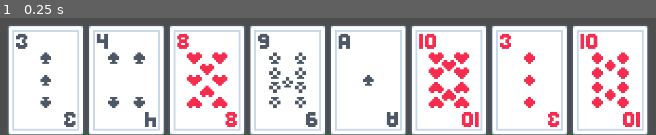
Above: before the commit, frame 1.
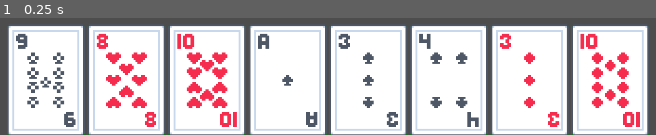
Above: after the commit, the same moment.

Repository: austintian03/regicide-clone
Game: Godot game, scene res://scenes/game.tscn
Same seed, same stepped clock (60 frames per second), same inputs: the game is played once before the commit and once after it.
Inputs:
- Up to frame 1 (0.25 s): no input

The runs differ from the first frame. In frame 1, 8.1% of the frame differs, in the area x 2-74%, y 13-94%.

Commit message:
Sort hand of cards based on suit and rank hierarchy

Diff:
--- a/custom_resources/card_pile.gd
+++ b/custom_resources/card_pile.gd
@@ -21,6 +21,25 @@
 	cards.append(card)
 	card_pile_size_changed.emit(cards.size())
 
+#func add_card_sorted(card: CardResource) -> void:
+	#var cards_size = cards.size()
+	#if cards_size == 0:
+		#add_card(card)
+	#else:
+		#var index_to_insert = 0
+		#for i in range(cards_size):
+			#if card.suit > cards[i].suit:
+				#index_to_insert += 1
+			#elif card.suit == cards[i].suit:
+				#if card.rank > cards[i].rank:
+					#index_to_insert += 1
+				#else:
+					#break
+			#else:
+				#break
+		#cards.insert(index_to_insert, card)
+		#card_pile_size_changed.emit(cards.size())
+
 func shuffle() -> void:
 	cards.shuffle()
 
--- a/custom_resources/card_resource.gd
+++ b/custom_resources/card_resource.gd
@@ -1,7 +1,7 @@
 class_name CardResource
 extends Resource
 
-enum Suit {CLUBS, DIAMONDS, HEARTS, SPADES}
+enum Suit {CLUBS, HEARTS, SPADES, DIAMONDS}
 
 var suit : Suit
 var rank : int:
@@ -18,12 +18,12 @@
 	match value.to_lower():
 			"clubs":
 				suit = Suit.CLUBS
-			"diamonds":
-				suit = Suit.DIAMONDS
 			"hearts":
 				suit = Suit.HEARTS
 			"spades":
 				suit = Suit.SPADES
+			"diamonds":
+				suit = Suit.DIAMONDS
 
 #var texture : Texture = load_texture()
 func _load_texture() -> void:
@@ -46,3 +46,6 @@
 	var path_format_string = "res://assets/cards/card_%s_%s.png"
 	var texture_path = path_format_string % [suit_str, rank_str]
 	texture = load(texture_path)
+
+func _to_string() -> String:
+	return str(rank) + Suit.keys()[suit]
--- a/scenes/game.tscn
+++ b/scenes/game.tscn
@@ -1,6 +1,7 @@
-[gd_scene load_steps=2 format=3 uid="uid://bil1xv3khbk0v"]
+[gd_scene load_steps=3 format=3 uid="uid://bil1xv3khbk0v"]
 
 [ext_resource type="Script" uid="uid://gb7octs05p8b" path="res://scripts/game.gd" id="1_lnu2h"]
+[ext_resource type="Script" uid="uid://dajm7hkhenond" path="res://scripts/hand.gd" id="2_yqjtg"]
 
 [node name="Game" type="Node2D"]
 script = ExtResource("1_lnu2h")
@@ -19,4 +20,5 @@
 offset_right = 400.0
 grow_horizontal = 2
 grow_vertical = 0
+script = ExtResource("2_yqjtg")
 metadata/_edit_group_ = true
--- a/scripts/card_ui.gd
+++ b/scripts/card_ui.gd
@@ -3,7 +3,7 @@
 
 enum State {BASE, HOVERED, CLICKED}
 var current_state : State
-@export var card_props : CardResource
+@export var card : CardResource
 
 @onready var texture_rect: TextureRect = $TextureRect
 @onready var color: ColorRect = $Color
@@ -12,8 +12,8 @@
 # Called when the node enters the scene tree for the first time.
 func _ready() -> void:
 	enter_state(State.BASE)
-	if card_props:
-		texture_rect.texture = card_props.texture
+	if card:
+		texture_rect.texture = card.texture
 
 # state transition conditions
 func _process(_delta: float) -> void:
--- a/scripts/game.gd
+++ b/scripts/game.gd
@@ -1,6 +1,6 @@
 extends Node2D
 
-@onready var hand: HBoxContainer = $CanvasLayer/Hand
+@onready var hand: Hand = $CanvasLayer/Hand
 var deck := CardPile.new("Deck")
 var enemies := CardPile.new("Enemies")
 var discard := CardPile.new("Discard")
@@ -25,12 +25,12 @@
 	print(deck)
 
 func fill_hand(num_cards: int = 8) -> void:
-	var hand_size = len(hand.get_children())
+	var hand_size = hand.hand_size()
 	if hand_size < MAX_HAND_SIZE:
 		for i in range(MAX_HAND_SIZE - hand_size):
 			var new_card_ui = card_ui_scene.instantiate()
-			new_card_ui.card_props = deck.draw_card()
-			hand.add_child(new_card_ui)
+			new_card_ui.card = deck.draw_card()
+			hand.add_and_sort_child(new_card_ui)
 
 # Called every frame. 'delta' is the elapsed time since the previous frame.
 func _process(_delta: float) -> void:
--- /dev/null
+++ b/scripts/hand.gd
@@ -0,0 +1,31 @@
+class_name Hand
+extends HBoxContainer
+
+func add_and_sort_child(card: CardUI) -> void:
+	"Adds and sorts the hand of CardUI children as elements are added each time. Sort order based on CardResource suit and rank."
+	var child_count = get_child_count()
+	# first child node to be added just call add_child
+	if child_count == 0:
+		add_child(card)
+	# else, sorted insert based on suit and rank hierarchy
+	else:
+		var index_to_insert = 0
+		for i in range(child_count):
+			var child = get_child(i)
+			# update location based on Suit enum order
+			if card.card.suit > child.card.suit:
+				index_to_insert += 1
+			# once found other cards of same suit, sort by rank
+			elif card.card.suit == child.card.suit:
+				if card.card.rank > child.card.rank:
+					index_to_insert += 1
+				else:
+					break
+			# break once exiting the correct suit subgroup
+			else:
+				break
+		add_child(card)
+		move_child(card, index_to_insert)
+
+func hand_size() -> int:
+	return get_child_count()
Not shown, added: scripts/hand.gd.uid
